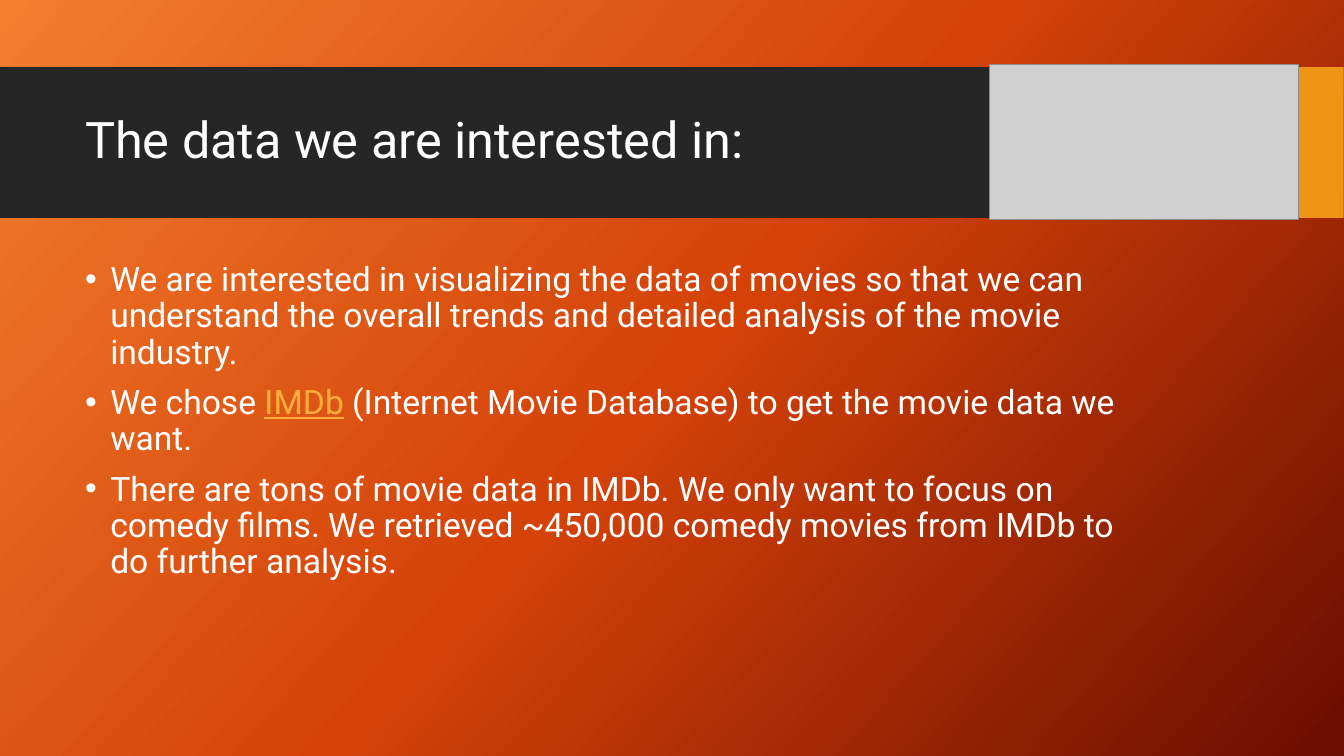
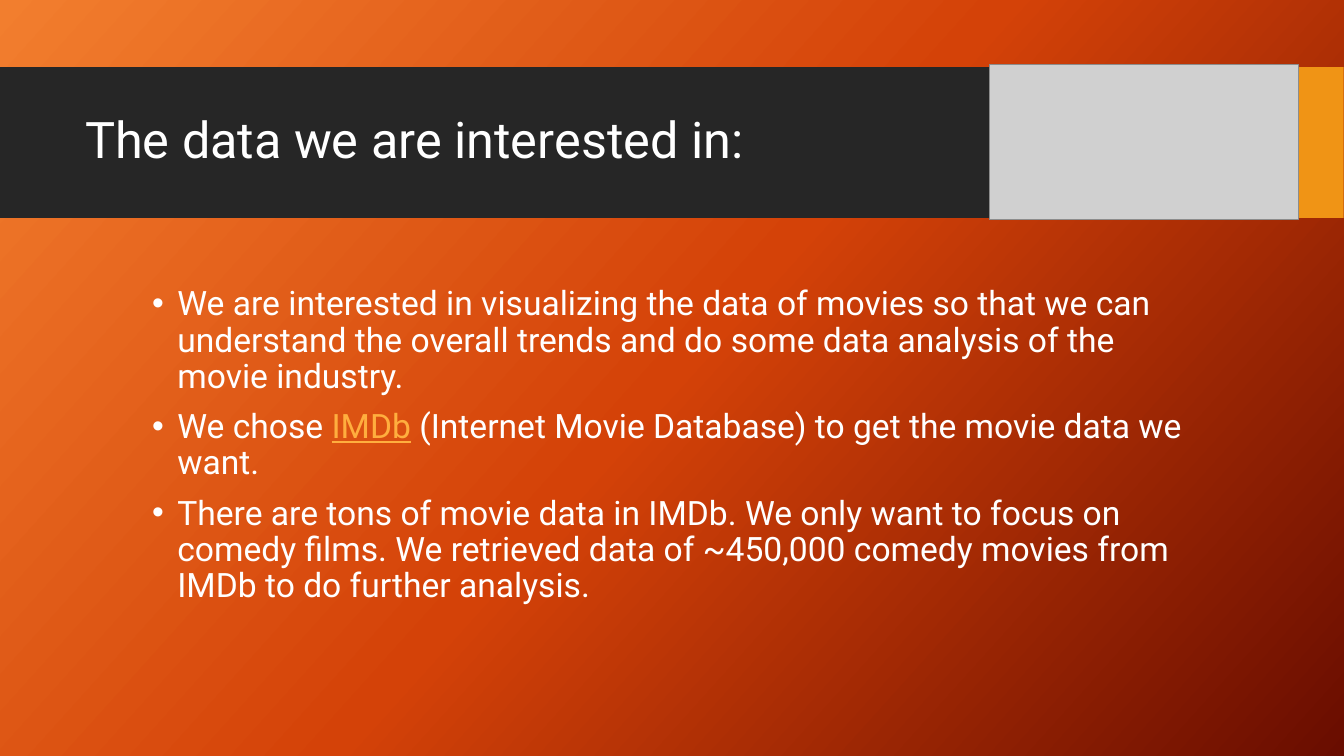
Before and after one commit to ymart1n/ML-Research-Repo, a slide deck: slide 2 of Homework 2/hw2-pre.pptx. Drawn at 1344x756 pixels with LibreOffice and Linux fonts; fonts in the diff are those of the drawing; grey boxes stand for pictures; background and template pictures are left out. Boxes give left, top, right and bottom in pixels: in the first picture for what was removed or moved away, otherwise in the second. Text is boxed around its words. In the diff, an @@ line names an element or a change of style, - is before the commit and + after.

```diff
--- a/Homework 2/hw2-pre.pptx
+++ b/Homework 2/hw2-pre.pptx
@@ text "We are interested in visualizing ...": place and size @@
-text "We are interested in visualizing ..." at [110, 265, 1114, 580]
+text "We are interested in visualizing ..." at [177, 289, 1181, 604]
@@ text at [177, 289, 1150, 395]: text changed @@
-• We are interested in visualizing the data of movies so that we can understand the overall trends and detailed analysis of the movie industry.
+• We are interested in visualizing the data of movies so that we can understand the overall trends and do some data analysis of the movie industry.
@@ text at [177, 499, 1168, 604]: text changed @@
-• There are tons of movie data in IMDb. We only want to focus on comedy films. We retrieved ~450,000 comedy movies from IMDb to do further analysis.
+• There are tons of movie data in IMDb. We only want to focus on comedy films. We retrieved data of ~450,000 comedy movies from IMDb to do further analysis.
```
Also in this commit, not shown: 5 other slides changed, 1 other file.
